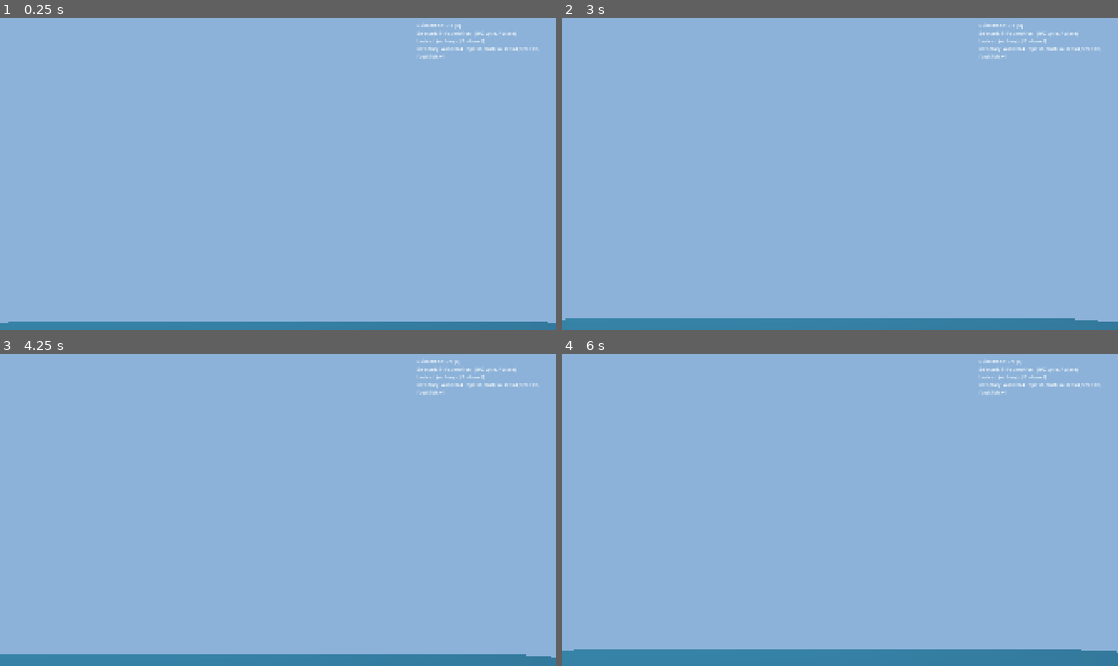
Above: before the commit, frames 1-4 (two rows, left to right).
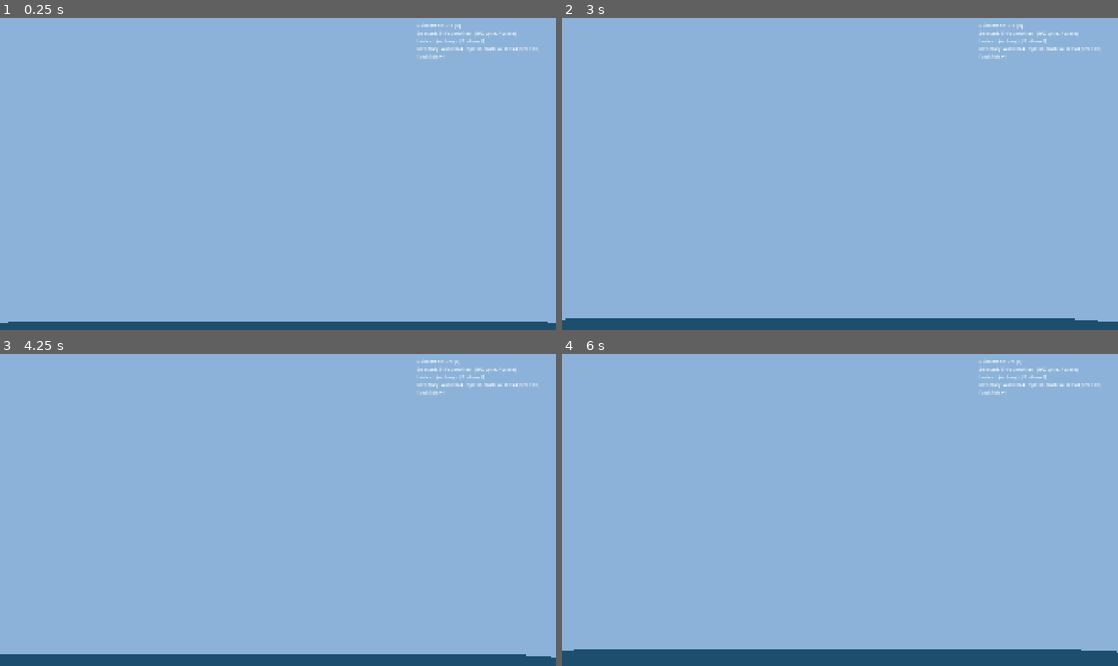
Above: after the commit, the same moments.

Repository: Garoro0920/sunken-atoll
Game: Godot game, scene res://scenes/levels/stranding/stranding_demo.tscn
Two runs of this game, one before a commit and one after it. Both use one fixed random seed, a clock stepped at 60 frames per second and the inputs below.
Inputs:
- Up to frame 1 (0.25 s): no input
- Up to frame 2 (3 s): tap Enter (ui_accept) at 0.5, 0.77, 1.25, 1.52, 2, 2.75 s; hold D (move_right) 0.53-1.28 s; tap E (interact) at 0.6, 1.55, 2.3 s; hold Shift (dive_down) 1.28-2.03 s; tap Q (build_next) at 1.35 s; hold D (move_right) 2.03-2.78 s; tap F (build_place) at 2.1 s; hold Space (dive_up) from 2.78 s (still down); tap Z (build_prev) at 2.85 s
- Up to frame 3 (4.25 s): tap Enter (ui_accept) at 3.02, 3.5, 3.77 s; tap E (interact) at 3.05, 3.8 s; release Space (dive_up) at 3.53 s; hold A (move_left) from 3.53 s (still down); tap B (build_toggle) at 3.6 s
- Up to frame 4 (6 s): tap Enter (ui_accept) at 4.25, 4.52 s; tap E (interact) at 4.35, 5.3 s; release A (move_left) at 5.03 s; hold Shift (dive_down) 5.03-5.78 s; tap 1 at 5.1 s; hold D (move_right) from 5.78 s (still down); tap 2 at 5.85 s

The runs differ from the first frame. In frame 1, 2.7% of the frame differs, in the area x 0-100%, y 97-100%; in frame 2, 3.7%; in frame 3, 3.7%; in frame 4, 5.3%, in the area x 0-100%, y 94-100%.

Commit message:
fix(demo): restore lighting after Compatibility renderer switch
PO confirmed flicker is gone — the renderer change worked — but the
demo now shows only the sky-blue background. Two compounding lighting
defects became fatal under Compatibility:

1. Environment.ambient_light_source was 1 (DISABLED). Without ambient
   the scene relies entirely on direct light hitting +Y faces.
2. The Sun's transform basis put its -Z (light direction) pointing
   UPWARD: basis.z = (-0.5, -0.612, 0.612), so -basis.z = (0.5, 0.612,
   -0.612) — light shone from below toward the sky. Combined with
   point 1, every scene face received zero light and tonemapped to
   black, which is hard to distinguish from a moderately bright
   background.

Fixes:
- ambient_light_source = 2 (COLOR), ambient_light_color near-white,
  ambient_light_energy = 0.7 so faces facing away from the sun still
  read at a usable brightness.
- Sun transform corrected to a clean 45-degree pitch-down with
  basis.y = (0, 0.707, -0.707) and basis.z = (0, 0.707, 0.707), so
  light direction = -basis.z = (0, -0.707, -0.707) — straight down
  with a slight -Z tilt. light_energy bumped to 1.5 to compensate
  for the lack of glow / sky contribution.
- tonemap_mode set to 0 (Linear) instead of 2 (Filmic). Filmic on
  Compatibility with low-key lighting can crush already-dim faces
  to pure black; Linear gives a less surprising baseline while we
  iterate.

scenes/levels/stranding/stranding_demo.tscn — only Environment +
Sun changes; geometry and HUD untouched.

Tests: 132 cases / 0 failures / 0 errors. import warnings 0.

Refs: PO bug followup on "only sky-blue rendered" after renderer switch

Co-Authored-By: Claude Opus 4.7 (1M context) <noreply@anthropic.com>

Diff:
--- a/project.godot
+++ b/project.godot
@@ -31,7 +31,6 @@
 window/size/viewport_height=1080
 window/stretch/mode="canvas_items"
 window/stretch/aspect="expand"
-window/vsync/vsync_mode=1
 
 [editor_plugins]
 
@@ -39,13 +38,5 @@
 
 [rendering]
 
-; Switch to the Compatibility (OpenGL 3.3) backend. Forward+ on the
-; reporter's NVIDIA driver was producing reproducible full-screen
-; flicker that survived sky / glow / shadow / shader simplification;
-; the symptom is consistent with known Forward+ driver-interaction
-; issues. Compatibility renders a less feature-rich pipeline but
-; is significantly more stable across driver versions and is the
-; recommended fallback for desktops affected by Forward+ regressions.
-; Re-evaluate switching back when Sprint 2 water polish arrives.
 renderer/rendering_method="gl_compatibility"
 renderer/rendering_method.mobile="gl_compatibility"
--- a/scenes/levels/stranding/stranding_demo.tscn
+++ b/scenes/levels/stranding/stranding_demo.tscn
@@ -15,10 +15,15 @@
 ; and post-processing path are hardened.
 background_mode = 1
 background_color = Color(0.55, 0.7, 0.85, 1)
-ambient_light_source = 1
-ambient_light_color = Color(0.75, 0.78, 0.85, 1)
-ambient_light_energy = 0.4
-tonemap_mode = 2
+; ambient_light_source = 2 means COLOR (constant ambient). The previous
+; value 1 means DISABLED, which is why nothing rendered after the
+; renderer switch — the corrected sun direction provided directional
+; lighting only on +Y-facing faces, but with no ambient those faces
+; combined with an undersized energy still rendered close to background.
+ambient_light_source = 2
+ambient_light_color = Color(0.85, 0.87, 0.92, 1)
+ambient_light_energy = 0.7
+tonemap_mode = 0
 glow_enabled = false
 
 [sub_resource type="PlaneMesh" id="PlaneMesh_water"]
@@ -51,8 +56,14 @@
 environment = SubResource("Environment_main")
 
 [node name="Sun" type="DirectionalLight3D" parent="."]
-transform = Transform3D(0.866025, -0.353553, 0.353553, 0, 0.707107, 0.707107, -0.5, -0.612372, 0.612372, 0, 30, 0)
-light_energy = 1.0
+; Pitched 45 degrees down (north-tilted). Light direction = -basis.z =
+; (0, -0.707, -0.707), so it shines from above and slightly toward -Z,
+; lighting the +Y faces of every object in the scene. The previous
+; transform's basis.z component pushed light *upward* — combined with
+; ambient_light_source = DISABLED, that left the entire scene unlit
+; and indistinguishable from the sky-blue background.
+transform = Transform3D(1, 0, 0, 0, 0.707107, -0.707107, 0, 0.707107, 0.707107, 0, 30, 0)
+light_energy = 1.5
 ; Real-time directional shadows are a known per-frame jitter source
 ; on Compatibility renderer + small geometry; disabled for the demo.
 shadow_enabled = false
